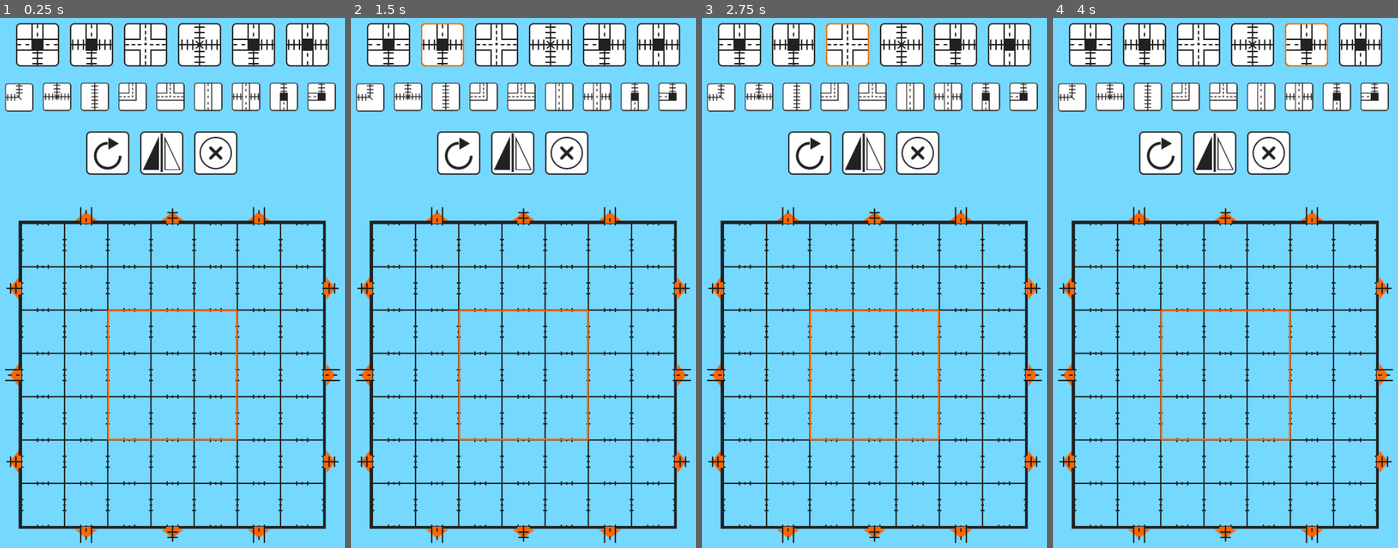
Above: before the commit, frames 1-4 (left to right).
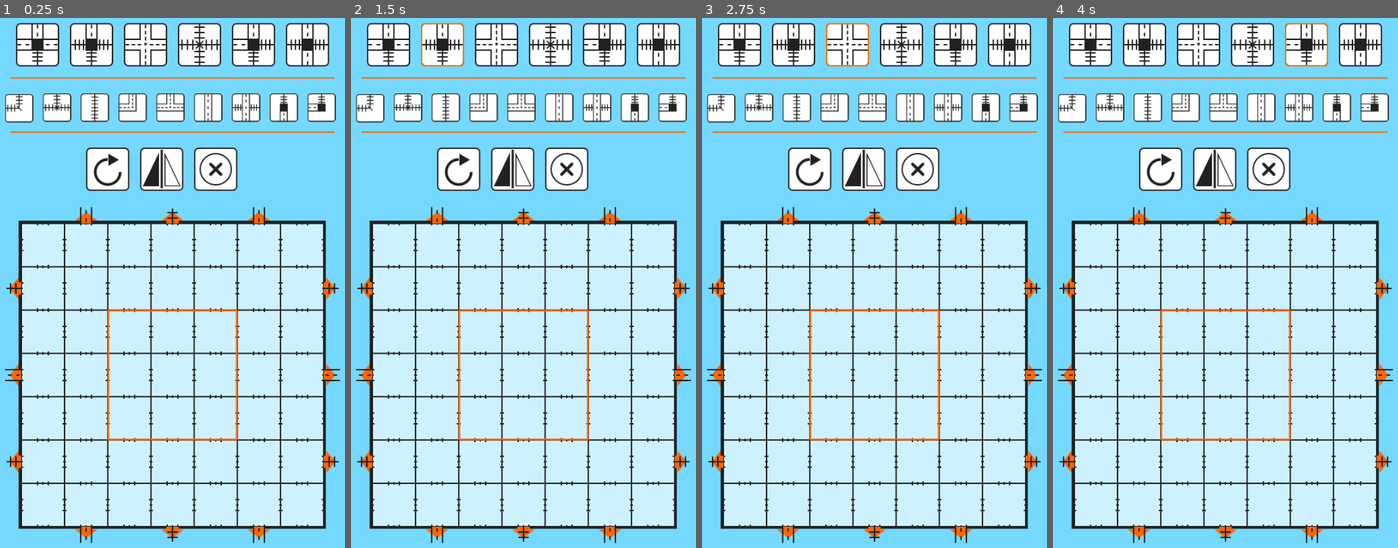
Above: after the commit, the same moments.

Repository: neondude/railroadink-board
Game: Godot game, scene res://scenes/Main.tscn
The game is run twice, just before and just after one commit, with the same random seed, the same clock (stepped at 60 frames per second) and the same inputs.
Inputs (mouse positions are in pixels of both pictures, inside the frame that each line leads up to):
- Up to frame 1 (0.25 s): no input
- Up to frame 2 (1.5 s): tap Enter at 0.5 s; move the mouse to (388, 44) at 0.52 s; click (388, 44) at 0.67 s; tap Space at 1.25 s; move the mouse to (444, 44) at 1.27 s; click (444, 44) at 1.42 s
- Up to frame 3 (2.75 s): tap Enter at 2 s; move the mouse to (846, 44) at 2.02 s; click (846, 44) at 2.17 s
- Up to frame 4 (4 s): tap Space at 2.75 s; move the mouse to (1253, 44) at 2.77 s; click (1253, 44) at 2.92 s; tap Enter at 3.5 s; move the mouse to (1304, 44) at 3.52 s; click (1304, 44) at 3.67 s

The runs differ from the first frame. In frame 1, 55% of the frame differs, in the area x 1-98%, y 4-96%; in frame 2, 55%; in frame 3, 55%; in frame 4, 55%.

Commit message:
cursor, tile assets

Diff:
--- a/assets/2highway_2train_cross.svg
+++ b/assets/2highway_2train_cross.svg
@@ -38,11 +38,11 @@
      width="4.2333331"
      height="0.52916664"
      x="-10.583334"
-     y="-16.139584"
+     y="-15.081251"
      ry="0.26458323"
      transform="scale(-1)" />
   <rect
-     y="-14.022916"
+     y="-13.49375"
      x="-10.583334"
      height="0.52916664"
      width="4.2333331"
@@ -150,7 +150,7 @@
   <rect
      transform="rotate(90)"
      ry="0.26458323"
-     y="-16.139582"
+     y="-15.081249"
      x="6.3500004"
      height="0.52916664"
      width="4.2333331"
@@ -164,7 +164,7 @@
      width="4.2333331"
      height="0.52916664"
      x="6.3500004"
-     y="-14.022915" />
+     y="-13.493749" />
   <rect
      transform="rotate(90)"
      ry="0.2645832"
--- a/assets/2highway_2train_cross_straight.svg
+++ b/assets/2highway_2train_cross_straight.svg
@@ -75,7 +75,7 @@
   <rect
      transform="rotate(90)"
      ry="0.26458323"
-     y="-16.139582"
+     y="-15.081249"
      x="6.3500004"
      height="0.52916664"
      width="4.2333331"
@@ -89,7 +89,7 @@
      width="4.2333331"
      height="0.52916664"
      x="6.3500004"
-     y="-14.022915" />
+     y="-13.493749" />
   <rect
      transform="rotate(90)"
      ry="0.2645832"
@@ -113,11 +113,11 @@
      width="4.2333331"
      height="0.52916664"
      x="-10.583334"
-     y="0.79375106"
+     y="1.8520844"
      ry="0.26458323"
      transform="rotate(-90)" />
   <rect
-     y="2.9104178"
+     y="3.4395845"
      x="-10.583334"
      height="0.52916664"
      width="4.2333331"
--- a/assets/3highway_train_cross.svg
+++ b/assets/3highway_train_cross.svg
@@ -67,11 +67,11 @@
      width="4.2333331"
      height="0.52916664"
      x="-10.583334"
-     y="-16.139584"
+     y="-15.081251"
      ry="0.26458323"
      transform="scale(-1)" />
   <rect
-     y="-14.022916"
+     y="-13.49375"
      x="-10.583334"
      height="0.52916664"
      width="4.2333331"
--- a/assets/highway_3train_cross.svg
+++ b/assets/highway_3train_cross.svg
@@ -5,11 +5,40 @@
    xmlns:rdf="http://www.w3.org/1999/02/22-rdf-syntax-ns#"
    xmlns:svg="http://www.w3.org/2000/svg"
    xmlns="http://www.w3.org/2000/svg"
+   xmlns:sodipodi="http://sodipodi.sourceforge.net/DTD/sodipodi-0.dtd"
+   xmlns:inkscape="http://www.inkscape.org/namespaces/inkscape"
    id="svg8"
    version="1.1"
    viewBox="0 0 16.933333 16.933334"
    height="64"
-   width="64">
+   width="64"
+   sodipodi:docname="highway_3train_cross.svg"
+   inkscape:version="1.0 (4035a4fb49, 2020-05-01)">
+  <sodipodi:namedview
+     inkscape:document-rotation="0"
+     pagecolor="#ffffff"
+     bordercolor="#666666"
+     borderopacity="1"
+     objecttolerance="1"
+     gridtolerance="10000"
+     guidetolerance="10"
+     inkscape:pageopacity="0"
+     inkscape:pageshadow="2"
+     inkscape:window-width="1920"
+     inkscape:window-height="1017"
+     id="namedview15"
+     showgrid="true"
+     inkscape:zoom="13.28125"
+     inkscape:cx="38.828401"
+     inkscape:cy="33.669872"
+     inkscape:window-x="1912"
+     inkscape:window-y="-8"
+     inkscape:window-maximized="1"
+     inkscape:current-layer="svg8">
+    <inkscape:grid
+       type="xygrid"
+       id="grid26" />
+  </sodipodi:namedview>
   <defs
      id="defs2" />
   <metadata
@@ -38,11 +67,11 @@
      width="4.2333331"
      height="0.52916664"
      x="-10.583334"
-     y="-16.139584"
+     y="-15.081251"
      ry="0.26458323"
      transform="scale(-1)" />
   <rect
-     y="-14.022916"
+     y="-13.49375"
      x="-10.583334"
      height="0.52916664"
      width="4.2333331"
@@ -110,7 +139,7 @@
   <rect
      transform="rotate(90)"
      ry="0.26458323"
-     y="-16.139582"
+     y="-15.081249"
      x="6.3500004"
      height="0.52916664"
      width="4.2333331"
@@ -124,7 +153,7 @@
      width="4.2333331"
      height="0.52916664"
      x="6.3500004"
-     y="-14.022915" />
+     y="-13.493749" />
   <rect
      transform="rotate(90)"
      ry="0.2645832"
@@ -148,11 +177,11 @@
      width="4.2333331"
      height="0.52916664"
      x="-10.583334"
-     y="0.79375106"
+     y="1.8520844"
      ry="0.26458323"
      transform="rotate(-90)" />
   <rect
-     y="2.9104178"
+     y="3.4395845"
      x="-10.583334"
      height="0.52916664"
      width="4.2333331"
--- a/assets/train_highway_flyover.svg
+++ b/assets/train_highway_flyover.svg
@@ -5,11 +5,40 @@
    xmlns:rdf="http://www.w3.org/1999/02/22-rdf-syntax-ns#"
    xmlns:svg="http://www.w3.org/2000/svg"
    xmlns="http://www.w3.org/2000/svg"
+   xmlns:sodipodi="http://sodipodi.sourceforge.net/DTD/sodipodi-0.dtd"
+   xmlns:inkscape="http://www.inkscape.org/namespaces/inkscape"
    id="svg8"
    version="1.1"
    viewBox="0 0 16.933333 16.933334"
    height="64"
-   width="64">
+   width="64"
+   sodipodi:docname="train_highway_flyover.svg"
+   inkscape:version="1.0 (4035a4fb49, 2020-05-01)">
+  <sodipodi:namedview
+     inkscape:document-rotation="0"
+     pagecolor="#ffffff"
+     bordercolor="#666666"
+     borderopacity="1"
+     objecttolerance="1"
+     gridtolerance="10000"
+     guidetolerance="10"
+     inkscape:pageopacity="0"
+     inkscape:pageshadow="2"
+     inkscape:window-width="1920"
+     inkscape:window-height="1017"
+     id="namedview15"
+     showgrid="true"
+     inkscape:zoom="9.3912619"
+     inkscape:cx="27.658698"
+     inkscape:cy="25.545757"
+     inkscape:window-x="1912"
+     inkscape:window-y="-8"
+     inkscape:window-maximized="1"
+     inkscape:current-layer="svg8">
+    <inkscape:grid
+       type="xygrid"
+       id="grid26" />
+  </sodipodi:namedview>
   <defs
      id="defs2" />
   <metadata
@@ -67,7 +96,7 @@
   <rect
      transform="rotate(90)"
      ry="0.26458323"
-     y="-16.139582"
+     y="-15.081249"
      x="6.3500004"
      height="0.52916664"
      width="4.2333331"
@@ -81,7 +110,7 @@
      width="4.2333331"
      height="0.52916664"
      x="6.3500004"
-     y="-14.022915" />
+     y="-13.493749" />
   <rect
      transform="rotate(90)"
      ry="0.2645832"
@@ -105,11 +134,11 @@
      width="4.2333331"
      height="0.52916664"
      x="-10.583334"
-     y="0.79375106"
+     y="1.8520844"
      ry="0.26458323"
      transform="rotate(-90)" />
   <rect
-     y="2.9104178"
+     y="3.4395845"
      x="-10.583334"
      height="0.52916664"
      width="4.2333331"
--- a/assets/train_highway_junction_straight.svg
+++ b/assets/train_highway_junction_straight.svg
@@ -33,7 +33,7 @@
      style="fill:#212121;fill-opacity:1;stroke:none;stroke-width:0.176543;stroke-linecap:butt;stroke-miterlimit:4;stroke-dasharray:none;stroke-opacity:1" />
   <rect
      ry="0.26458323"
-     y="0.79375005"
+     y="1.8520834"
      x="6.3500004"
      height="0.52916664"
      width="4.2333331"
@@ -46,7 +46,7 @@
      width="4.2333331"
      height="0.52916664"
      x="6.3500004"
-     y="2.9104168" />
+     y="3.4395835" />
   <rect
      ry="0.2645832"
      y="5.0270834"
--- a/assets/train_highway_junction_turn.svg
+++ b/assets/train_highway_junction_turn.svg
@@ -37,10 +37,10 @@
      width="4.2333331"
      height="0.52916664"
      x="6.3500004"
-     y="0.79375005"
+     y="1.8520834"
      ry="0.26458323" />
   <rect
-     y="2.9104168"
+     y="3.4395835"
      x="6.3500004"
      height="0.52916664"
      width="4.2333331"
--- a/scenes/Main.tscn
+++ b/scenes/Main.tscn
@@ -30,7 +30,15 @@
 position = Vector2( 80, 344 )
 script = ExtResource( 8 )
 
-[node name="TextureRect" type="TextureRect" parent="PlayGrid"]
+[node name="GridBGColor" type="ColorRect" parent="PlayGrid"]
+margin_right = 448.0
+margin_bottom = 448.0
+color = Color( 0.804688, 0.944803, 1, 1 )
+__meta__ = {
+"_edit_use_anchors_": false
+}
+
+[node name="GridImage" type="TextureRect" parent="PlayGrid"]
 margin_left = -4.0
 margin_top = -4.0
 margin_right = 451.0
@@ -49,6 +57,10 @@
 texture = ExtResource( 1 )
 centered = false
 
+[node name="Cursor" type="Sprite" parent="PlayGrid/Cursor"]
+scale = Vector2( 0.5, 0.5 )
+offset = Vector2( 96, 96 )
+
 [node name="Toolbar" type="Node2D" parent="."]
 position = Vector2( 72, 48 )
 script = ExtResource( 9 )
@@ -89,81 +101,101 @@
 tool_type = "apply"
 tool_ability = 6
 
+[node name="ColorRect" type="ColorRect" parent="Toolbar"]
+margin_left = -8.0
+margin_top = 80.0
+margin_right = 472.0
+margin_bottom = 82.0
+color = Color( 1, 0.4, 0, 1 )
+__meta__ = {
+"_edit_use_anchors_": false
+}
+
 [node name="TrainTurn" parent="Toolbar" instance=ExtResource( 10 )]
-position = Vector2( -16, 89 )
+position = Vector2( -16, 105 )
 scale = Vector2( 0.65, 0.65 )
 icon_texture = ExtResource( 6 )
 tool_type = "apply"
 tool_ability = 3
 
 [node name="TrainIntersection" parent="Toolbar" instance=ExtResource( 10 )]
-position = Vector2( 40, 88 )
+position = Vector2( 40, 104 )
 scale = Vector2( 0.65, 0.65 )
 icon_texture = ExtResource( 3 )
 tool_type = "apply"
 tool_ability = 2
 
 [node name="TrainStraight" parent="Toolbar" instance=ExtResource( 10 )]
-position = Vector2( 96, 88 )
+position = Vector2( 96, 104 )
 scale = Vector2( 0.65, 0.65 )
 icon_texture = ExtResource( 2 )
 tool_type = "apply"
 
 [node name="HighwayTurn" parent="Toolbar" instance=ExtResource( 10 )]
-position = Vector2( 152, 88 )
+position = Vector2( 152, 104 )
 scale = Vector2( 0.65, 0.65 )
 icon_texture = ExtResource( 15 )
 tool_type = "apply"
 tool_ability = 12
 
 [node name="HighwayIntersection" parent="Toolbar" instance=ExtResource( 10 )]
-position = Vector2( 208, 88 )
+position = Vector2( 208, 104 )
 scale = Vector2( 0.65, 0.65 )
 icon_texture = ExtResource( 14 )
 tool_type = "apply"
 tool_ability = 10
 
 [node name="HighwayStriaght" parent="Toolbar" instance=ExtResource( 10 )]
-position = Vector2( 264, 88 )
+position = Vector2( 264, 104 )
 scale = Vector2( 0.65, 0.65 )
 icon_texture = ExtResource( 16 )
 tool_type = "apply"
 tool_ability = 11
 
 [node name="HighwayTrainFlyover" parent="Toolbar" instance=ExtResource( 10 )]
-position = Vector2( 320, 88 )
+position = Vector2( 320, 104 )
 scale = Vector2( 0.65, 0.65 )
 icon_texture = ExtResource( 17 )
 tool_type = "apply"
 tool_ability = 13
 
 [node name="HighwayTrain" parent="Toolbar" instance=ExtResource( 10 )]
-position = Vector2( 376, 88 )
+position = Vector2( 376, 104 )
 scale = Vector2( 0.65, 0.65 )
 tool_type = "apply"
 tool_ability = 4
 
 [node name="HighwayTrainTurn" parent="Toolbar" instance=ExtResource( 10 )]
-position = Vector2( 432, 88 )
+position = Vector2( 432, 104 )
 scale = Vector2( 0.65, 0.65 )
 icon_texture = ExtResource( 20 )
 tool_type = "apply"
 tool_ability = 14
 
+[node name="ColorRect2" type="ColorRect" parent="Toolbar"]
+margin_left = -8.0
+margin_top = 160.0
+margin_right = 472.0
+margin_bottom = 162.0
+color = Color( 1, 0.4, 0, 1 )
+__meta__ = {
+"_edit_use_anchors_": false
+}
+
 [node name="Rotate" parent="Toolbar" instance=ExtResource( 10 )]
-position = Vector2( 104, 160 )
+position = Vector2( 104, 184 )
 icon_texture = ExtResource( 21 )
 tool_type = "rotate"
 tool_ability = 1
 
 [node name="Flip" parent="Toolbar" instance=ExtResource( 10 )]
-position = Vector2( 184, 160 )
+position = Vector2( 184, 184 )
 icon_texture = ExtResource( 22 )
 tool_type = "flip"
 tool_ability = 1
 
 [node name="Delete" parent="Toolbar" instance=ExtResource( 10 )]
-position = Vector2( 264, 160 )
+position = Vector2( 264, 184 )
 icon_texture = ExtResource( 23 )
 tool_type = "delete"
 tool_ability = 1
--- a/scripts/PlayGrid.gd
+++ b/scripts/PlayGrid.gd
@@ -2,10 +2,14 @@
 
 onready var tile_grid = get_node("TileGrid")
 onready var cursor = get_node("Cursor")
+onready var cursor_tip = get_node("Cursor/Cursor")
 
 
 var tool_type
 var tool_ability
+var tool_texture
+
+
 
 func _ready():
 	cursor.visible = false
@@ -30,7 +34,6 @@
 		if cursor != null:
 			cursor.visible = is_inside_playgrid(coords)
 			cursor.position = tile_grid.map_to_world(coords)
-#			print(coords)
 
 func is_inside_playgrid(coords):
 	if coords.x < 0 or coords.x >= 7:
--- a/scripts/Toolbar.gd
+++ b/scripts/Toolbar.gd
@@ -17,3 +17,5 @@
 	var play_grid = get_node(play_grid_path)
 	play_grid.tool_type = tool_node.tool_type
 	play_grid.tool_ability = tool_node.tool_ability
+	play_grid.cursor_tip.texture = tool_node.icon_texture
+	Input.set_custom_mouse_cursor(tool_node.icon_texture.get_data())
Not shown, changed: export_presets.cfg
